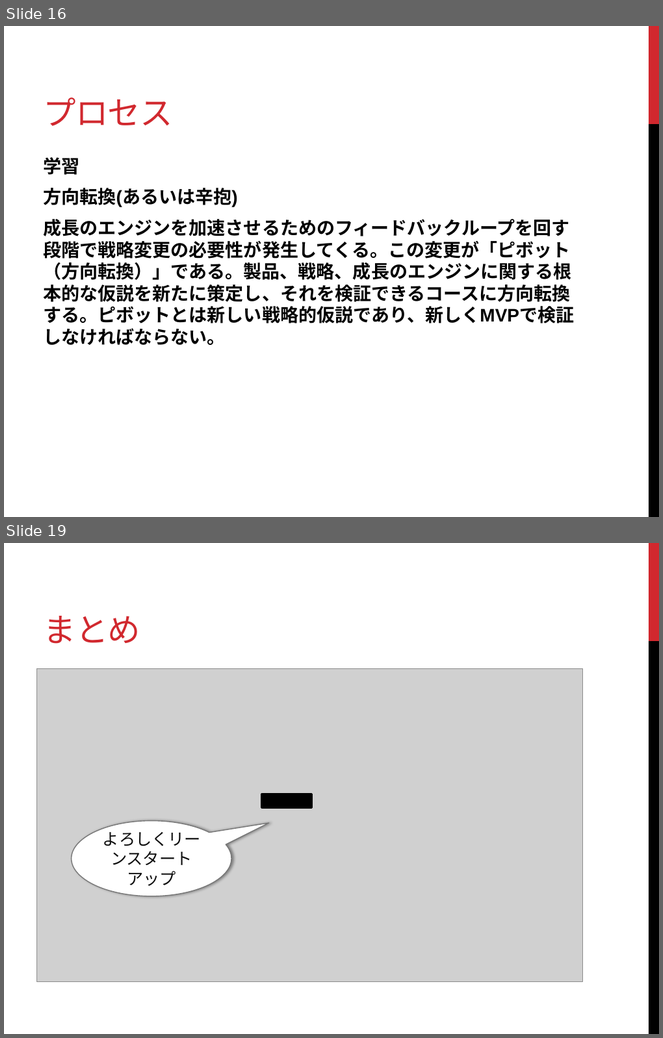
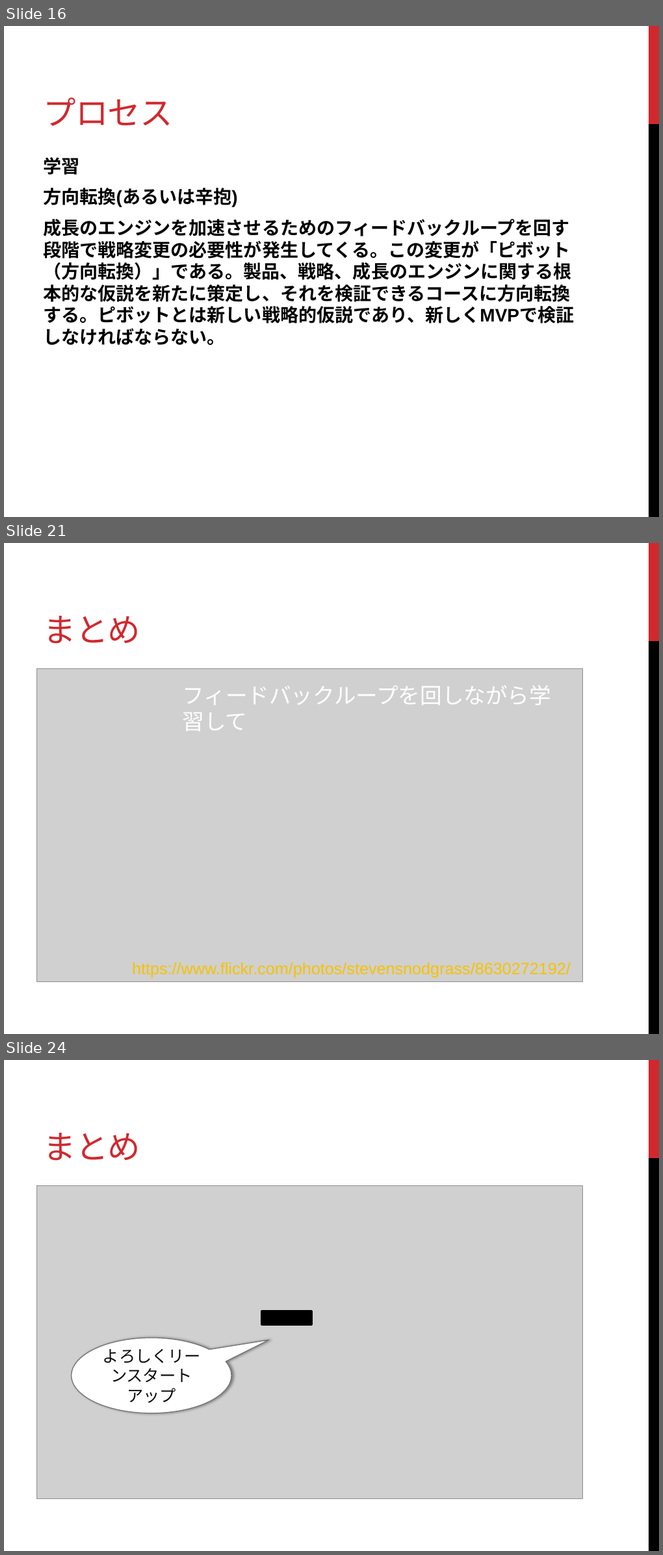
Before and after one commit to k2works/study, a slide deck: ltdd02/LT駆動開発 02 プレゼン.pptx. Shown one above the other, each under a label of ours: slides 16 and 19 before the commit, slides 16, 21 and 24 after it; the slides between them are not shown. The pictures are 663x1038 and 663x1555 pixels, drawn with LibreOffice and Linux fonts; fonts in the diff are those of the drawing; grey boxes stand for pictures. Boxes give left, top, right and bottom in pixels: in the first picture for what was removed or moved away, otherwise in the second. Text is boxed around its words. In the diff, an @@ line names an element or a change of style, - is before the commit and + after.

```diff
--- a/ltdd02/LT駆動開発 02 プレゼン.pptx
+++ b/ltdd02/LT駆動開発 02 プレゼン.pptx
@@ slide 21 added at [4,543,659,1034], background #FFFFFF; not listed: 2 template elements that a slide beside it also shows @@
@@ title added at [43,616,140,644], 36 pt, text #D1282E @@
+まとめ
@@ picture added at [36,669,582,982] @@
@@ text added at [183,685,552,731], 24 pt, text #FFFFFF @@
+フィードバックループを回しながら学習して
@@ text added at [132,962,571,979], 18 pt, text #F5C201 @@
+https://www.flickr.com/photos/stevensnodgrass/8630272192/
@@ what was slide 19 is now slide 24 @@
```
Also in this commit, not shown: 6 slides changed, 4 other slides added, 9 other files.
